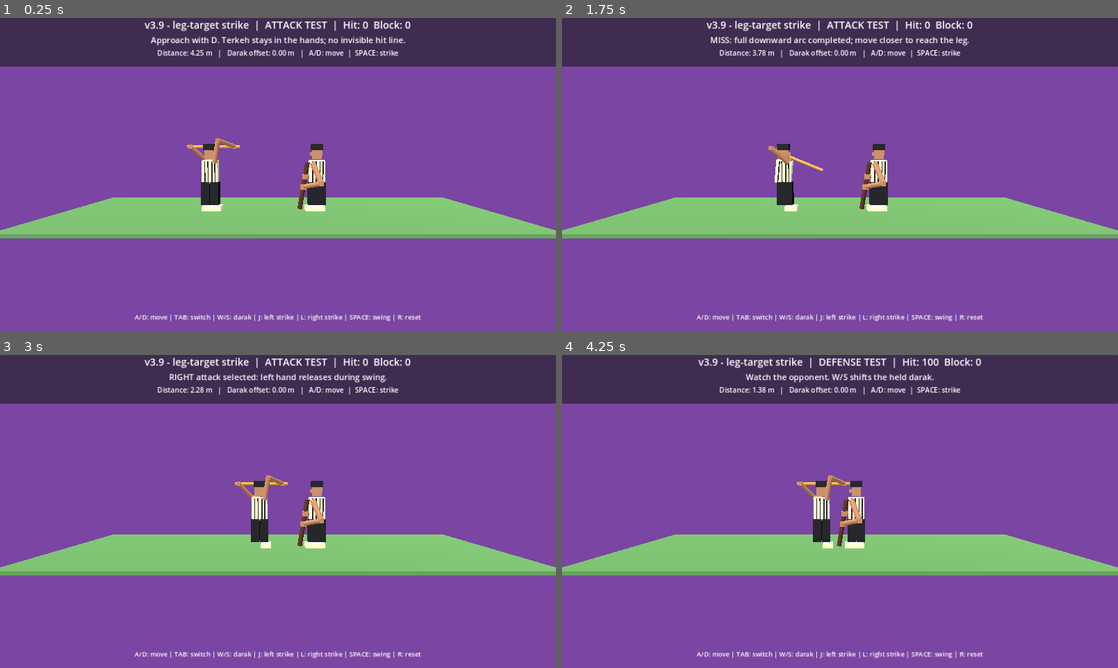
Above: before the commit, frames 1-4 (two rows, left to right).
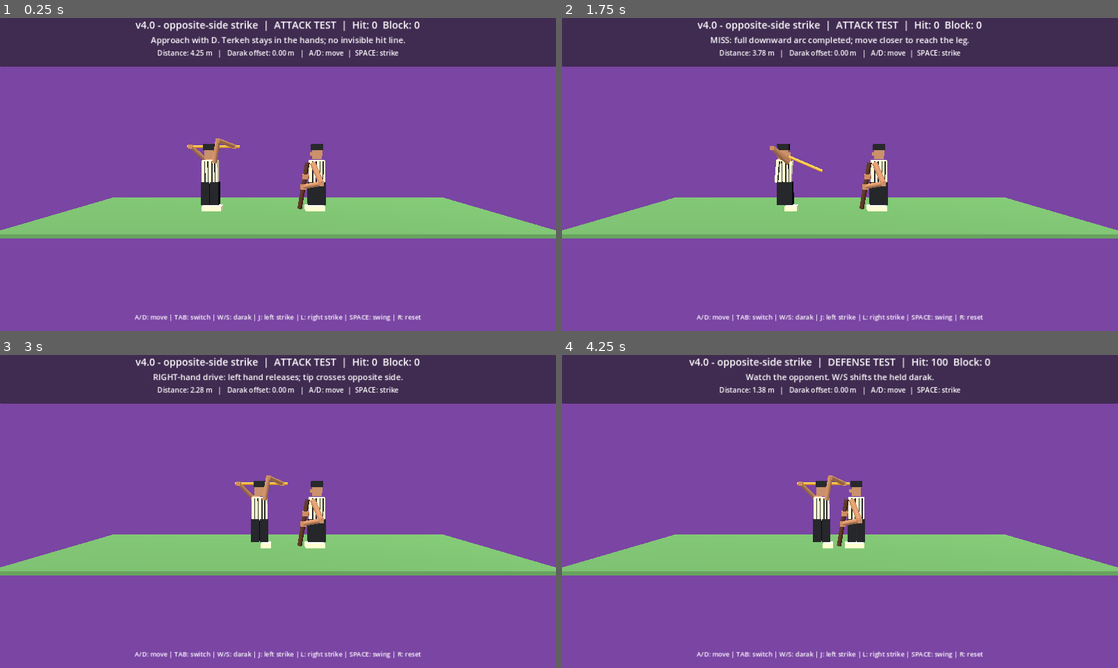
Above: after the commit, the same moments.

Repository: vahidainima-prog/tarke-darak-game
Game: Godot game, scene res://main.tscn
Two runs of this game, one before a commit and one after it. Both use one fixed random seed, a clock stepped at 60 frames per second and the inputs below.
Inputs:
- Up to frame 1 (0.25 s): no input
- Up to frame 2 (1.75 s): tap Enter at 0.5 s; hold D 0.53-1.28 s; tap J at 0.6, 1.55 s; tap Space at 0.77, 1.52 s; tap L at 0.8, 1.35 s; hold S from 1.28 s (still down)
- Up to frame 3 (3 s): release S at 2.03 s; hold D 2.03-2.78 s; tap J at 2.1 s; tap L at 2.3, 2.85 s; hold W from 2.78 s (still down)
- Up to frame 4 (4.25 s): tap Space at 3.02, 3.77 s; tap J at 3.05 s; release W at 3.53 s; hold A from 3.53 s (still down); tap Tab at 3.6 s; tap L at 3.8 s

The runs differ from the first frame. In frame 1, 0.8% of the frame differs, in the area x 24-76%, y 0-5%; in frame 2, 0.9%; in frame 3, 1.4%, in the area x 24-76%, y 0-9%; in frame 4, 0.9%.

Commit message:
Mirror stick swing across opposite side depending on driving hand J/L

Diff:
--- a/tarke_darak_godot_v2/main.gd
+++ b/tarke_darak_godot_v2/main.gd
@@ -2,7 +2,7 @@
 
 # Godot 4.x — visual mechanics test. Side camera looks along -Z.
 # Feint depth: negative Z is BEHIND the attacker; positive Z is IN FRONT.
-const BUILD_LABEL := "v3.9 - leg-target strike"
+const BUILD_LABEL := "v4.0 - opposite-side strike"
 const DEF_X := 1.55
 const MIN_X := -4.7
 const MAX_X := 0.35
@@ -258,12 +258,12 @@
     if not defending and swing < 0.0 and recovery < 0.0:
      strike_side = 1
      feint_target = -0.60
-     say("LEFT attack selected: right hand releases during swing.")
+     say("LEFT-hand drive: right hand releases; tip crosses opposite side.")
    KEY_L:
     if not defending and swing < 0.0 and recovery < 0.0:
      strike_side = -1
      feint_target = FEINT_DEPTH_LIMIT
-     say("RIGHT attack selected: left hand releases during swing.")
+     say("RIGHT-hand drive: left hand releases; tip crosses opposite side.")
    KEY_SPACE:
     if swing < 0.0 and recovery < 0.0 and opponent_delay < 0.0:
      if defending:
@@ -291,9 +291,9 @@
  var tip_x := attack_x + lerpf(1.125, tip_reach, arc)
  var tip_y := lerpf(2.57, 0.43, arc)
  # Cross the defender's guard plane on the way to the leg plane.
- var tip_z := lerpf(-0.46, 0.02, smoothstep(0.0, 1.0, t))
+ var tip_z := lerpf(-0.46, 0.02, smoothstep(0.0, 1.0, t)) + float(strike_side) * 0.38 * sin(PI * t)
  var angle := lerpf(0.0, -0.86, arc)
- var direction := Vector3(cos(angle), sin(angle), 0.0)
+ var direction := Vector3(cos(angle), sin(angle), float(strike_side) * 0.18 * sin(PI * t)).normalized()
  var tip := Vector3(tip_x, tip_y, tip_z)
  var butt := tip - direction * STICK_LENGTH
  return [butt, tip]
